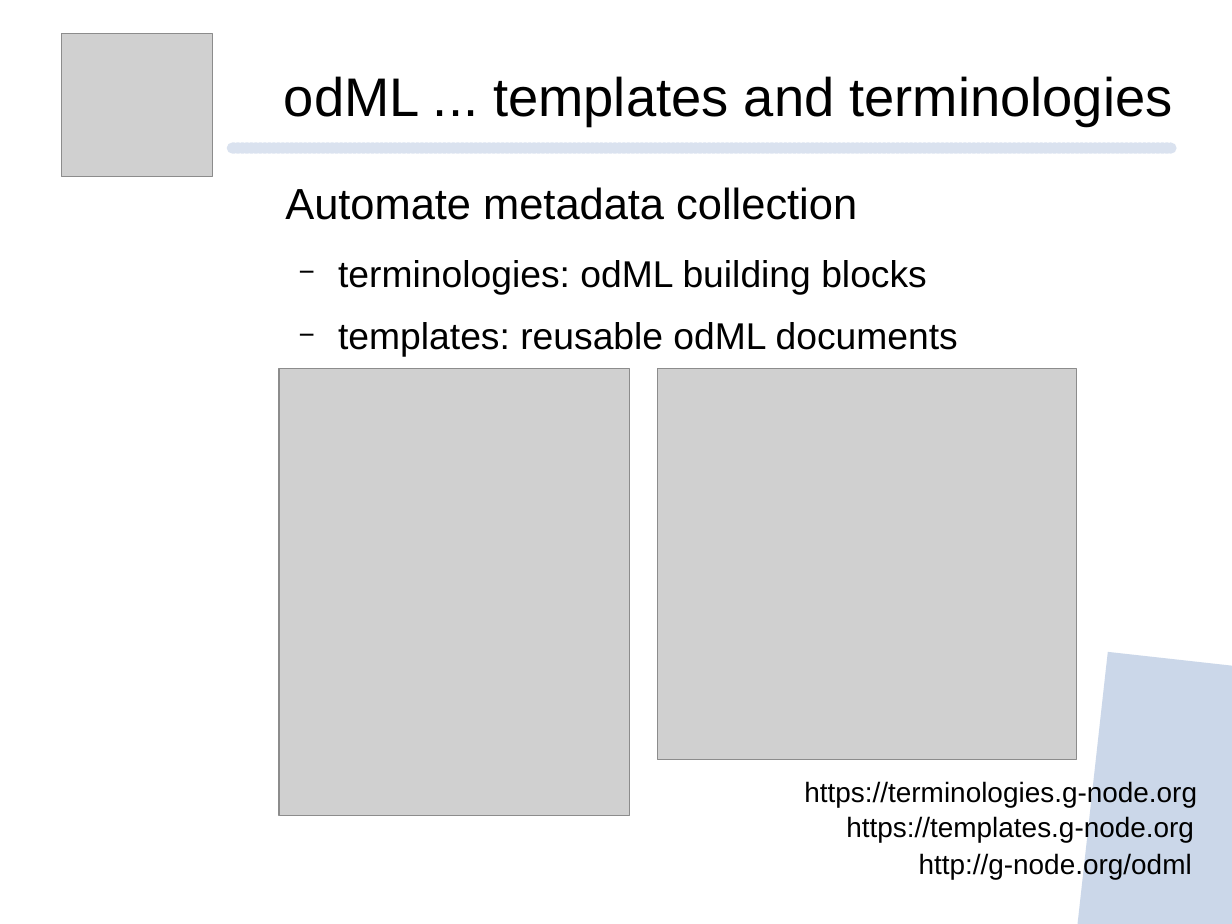
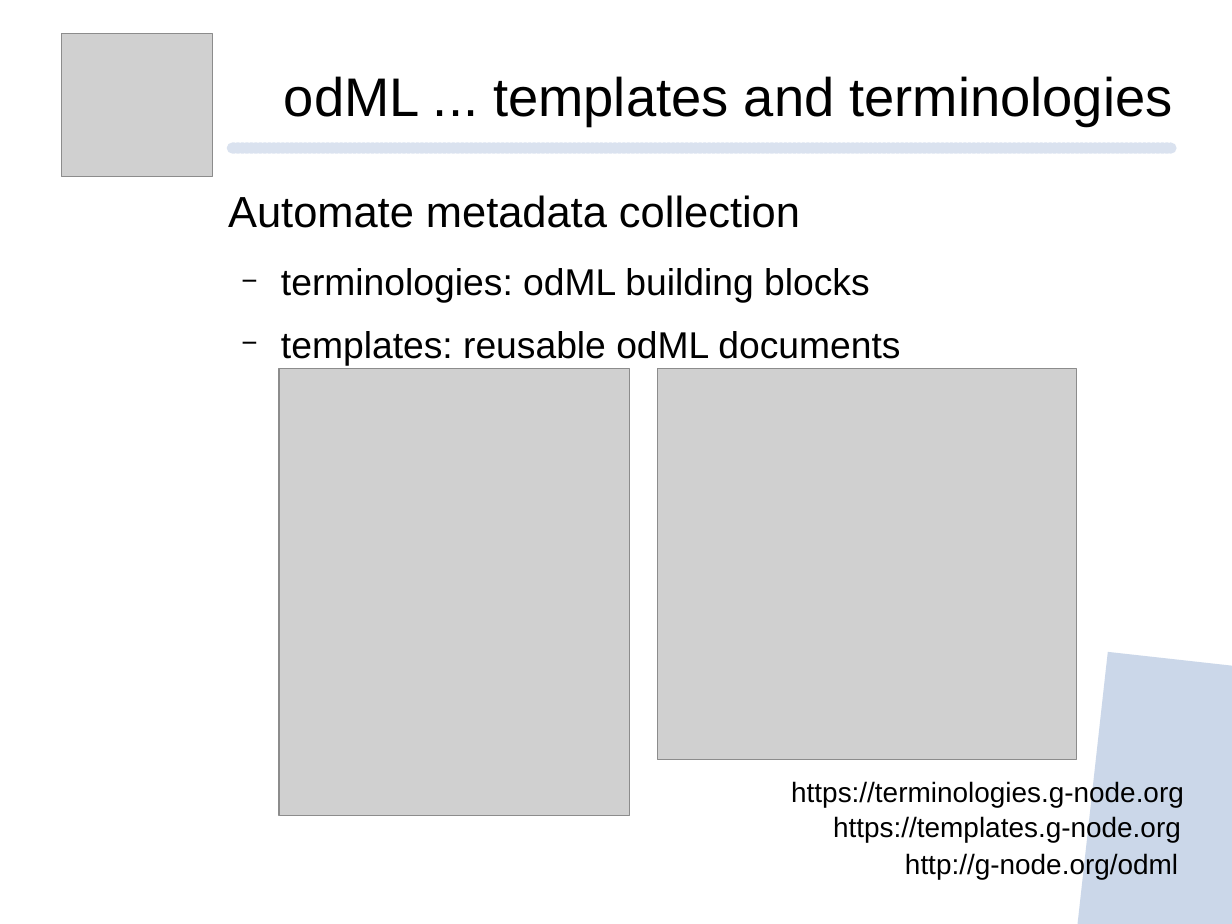
Before and after one commit to mpsonntag/prespost, a slide deck: slide 12 of 202009_BCCN_online/202009_BCCN_Online_conference.odp (slide 11 before the commit). Drawn at 1232x924 pixels with LibreOffice and Linux fonts; fonts in the diff are those of the drawing; grey boxes stand for pictures; background and template pictures are left out. Boxes give left, top, right and bottom in pixels: in the first picture for what was removed or moved away, otherwise in the second. Text is boxed around its words. In the diff, an @@ line names an element or a change of style, - is before the commit and + after.

```diff
--- a/202009_BCCN_online/202009_BCCN_Online_conference.odp
+++ b/202009_BCCN_online/202009_BCCN_Online_conference.odp
@@ text "Automate metadata collection": place and size @@
-text "Automate metadata collection" at [285,187,958,350]
+text "Automate metadata collection" at [228,195,900,359]
@@ 3 texts: place and size @@
-3 texts at [804,780,1197,879]
+3 texts at [791,780,1184,879]
```
Also in this commit, not shown: 9 other slides changed, 1 slide added.
